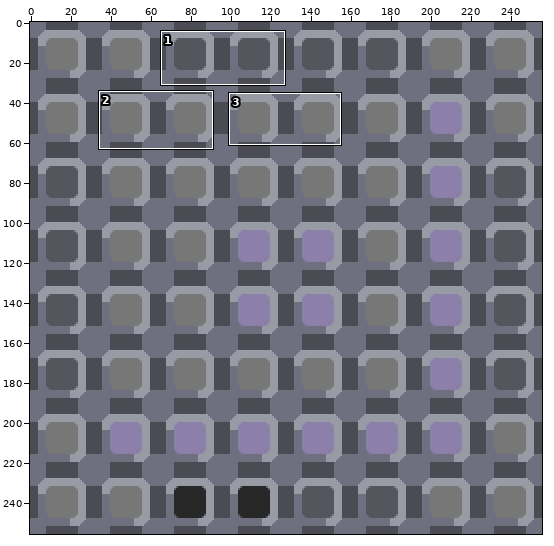
Sprite sheet: .github/example.png. Above: a wide view before the commit, with the close-up outlined.
Close-up. Before the edit:
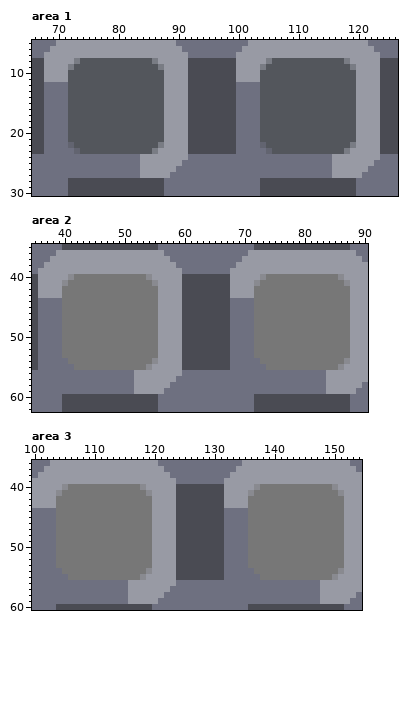
The file is 256x256 pixels. Colours within 5 levels of each other are drawn and written as one. Shown: area 1: x 66..126, y 5..30; area 2: x 35..90, y 35..62; area 3: x 100..154, y 36..60. The commit also changed other parts of the picture, which this record leaves out.
The result:
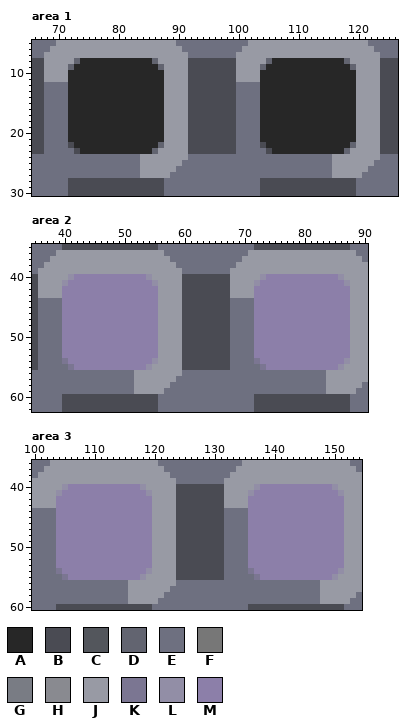
Palette (. is transparent): A #272727  B #4a4b53  C #53565c  D #626470  E #6e7080  F #777777  G #797c84  H #898a90  J #989aa4  K #7b7692  L #928ea6  M #8c7fa9
Difference:
Area 1:
y 8: x 73..86 GCCCCCCCCCCCCG -> DAAAAAAAAAAAAD; x 105..118 GCCCCCCCCCCCCG -> DAAAAAAAAAAAAD
y 9: x 72..87 GCCCCCCCCCCCCCCG -> DAAAAAAAAAAAAAAD; x 104..119 GCCCCCCCCCCCCCCG -> DAAAAAAAAAAAAAAD
y 10..21: x 72..87 CCCCCCCCCCCCCCCC -> AAAAAAAAAAAAAAAA; x 104..119 CCCCCCCCCCCCCCCC -> AAAAAAAAAAAAAAAA
y 22: x 72..87 DCCCCCCCCCCCCCCG -> BAAAAAAAAAAAAAAD; x 104..119 DCCCCCCCCCCCCCCG -> BAAAAAAAAAAAAAAD
y 23: x 73..86 DCCCCCCCCCCCCG -> BAAAAAAAAAAAAD; x 105..118 DCCCCCCCCCCCCG -> BAAAAAAAAAAAAD
Area 2:
y 40: x 41..54 HFFFFFFFFFFFFH -> LMMMMMMMMMMMML; x 73..86 HFFFFFFFFFFFFH -> LMMMMMMMMMMMML
y 41: x 40..55 HFFFFFFFFFFFFFFH -> LMMMMMMMMMMMMMML; x 72..87 HFFFFFFFFFFFFFFH -> LMMMMMMMMMMMMMML
y 42..53: x 40..55 FFFFFFFFFFFFFFFF -> MMMMMMMMMMMMMMMM; x 72..87 FFFFFFFFFFFFFFFF -> MMMMMMMMMMMMMMMM
y 54: x 40..55 EFFFFFFFFFFFFFFH -> KMMMMMMMMMMMMMML; x 72..87 EFFFFFFFFFFFFFFH -> KMMMMMMMMMMMMMML
y 55: x 41..54 EFFFFFFFFFFFFH -> KMMMMMMMMMMMML; x 73..86 EFFFFFFFFFFFFH -> KMMMMMMMMMMMML
Area 3:
y 40: x 105..118 HFFFFFFFFFFFFH -> LMMMMMMMMMMMML; x 137..150 HFFFFFFFFFFFFH -> LMMMMMMMMMMMML
y 41: x 104..119 HFFFFFFFFFFFFFFH -> LMMMMMMMMMMMMMML; x 136..151 HFFFFFFFFFFFFFFH -> LMMMMMMMMMMMMMML
y 42..53: x 104..119 FFFFFFFFFFFFFFFF -> MMMMMMMMMMMMMMMM; x 136..151 FFFFFFFFFFFFFFFF -> MMMMMMMMMMMMMMMM
y 54: x 104..119 EFFFFFFFFFFFFFFH -> KMMMMMMMMMMMMMML; x 136..151 EFFFFFFFFFFFFFFH -> KMMMMMMMMMMMMMML
y 55: x 105..118 EFFFFFFFFFFFFH -> KMMMMMMMMMMMML; x 137..150 EFFFFFFFFFFFFH -> KMMMMMMMMMMMML
Changed places in both close-ups, as pixel boxes (x1, y1, x2, y2):
changed: (68, 58, 164, 154)
changed: (260, 58, 356, 154)
changed: (62, 274, 158, 370)
changed: (254, 274, 350, 370)
changed: (56, 484, 152, 580)
changed: (248, 484, 344, 580)
